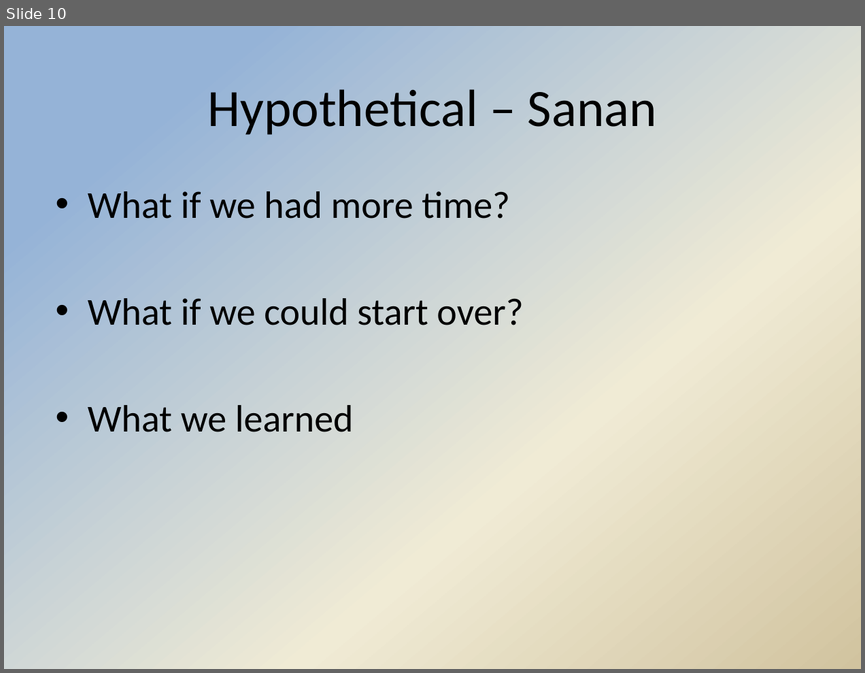
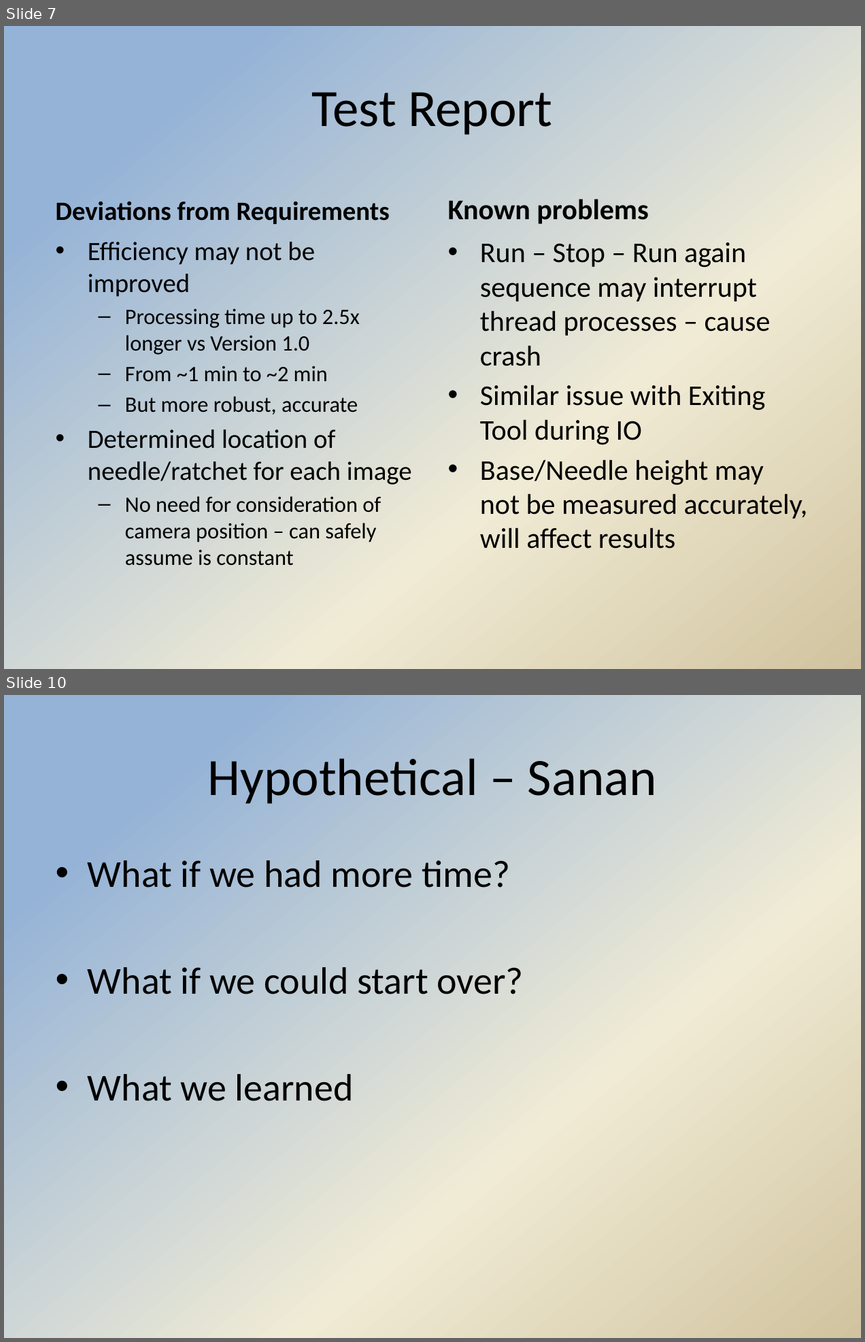
Before and after one commit to Hdtran89/ImageProcessing, a slide deck: A Team Documents/Final presentation.pptx. Shown one above the other, each under a label of ours: slide 10 before the commit, slides 7 and 10 after it; the slides between them are not shown. The pictures are 865x673 and 865x1342 pixels, drawn with LibreOffice and Linux fonts; fonts in the diff are those of the drawing; background and template pictures are left out. Boxes give left, top, right and bottom in pixels: in the first picture for what was removed or moved away, otherwise in the second. Text is boxed around its words. In the diff, an @@ line names an element or a change of style, - is before the commit and + after.

```diff
--- a/A Team Documents/Final presentation.pptx
+++ b/A Team Documents/Final presentation.pptx
@@ slide 7 added at [4,26,861,669], background gradient #95B3D7 to #F0EBD5 to #D1C39F @@
@@ title added at [312,92,552,135], 44 pt, text #000000 @@
+Test Report
@@ text added at [56,201,390,224], 22.2 pt, text #000000, bold @@
+Deviations from Requirements
@@ text added at [448,199,648,224], 24 pt, text #000000, bold @@
+Known problems
@@ text added at [88,242,412,565], 18.5 pt, text #000000 @@
+• Efficiency may not be improved
+  – Processing time up to 2.5x longer vs Version 1.0
+  – From ~1 min to ~2 min
+  – But more robust, accurate
+• Determined location of needle/ratchet for each image
+  – No need for consideration of camera position – can safely assume is constant
@@ text added at [480,242,808,548], 24 pt, text #000000 @@
+• Run – Stop – Run again sequence may interrupt thread processes – cause crash
+• Similar issue with Exiting Tool during IO
+• Base/Needle height may not be measured accurately, will affect results
```
Also in this commit, not shown: 2 slides changed, 4 other slides added, 5 slides removed.
